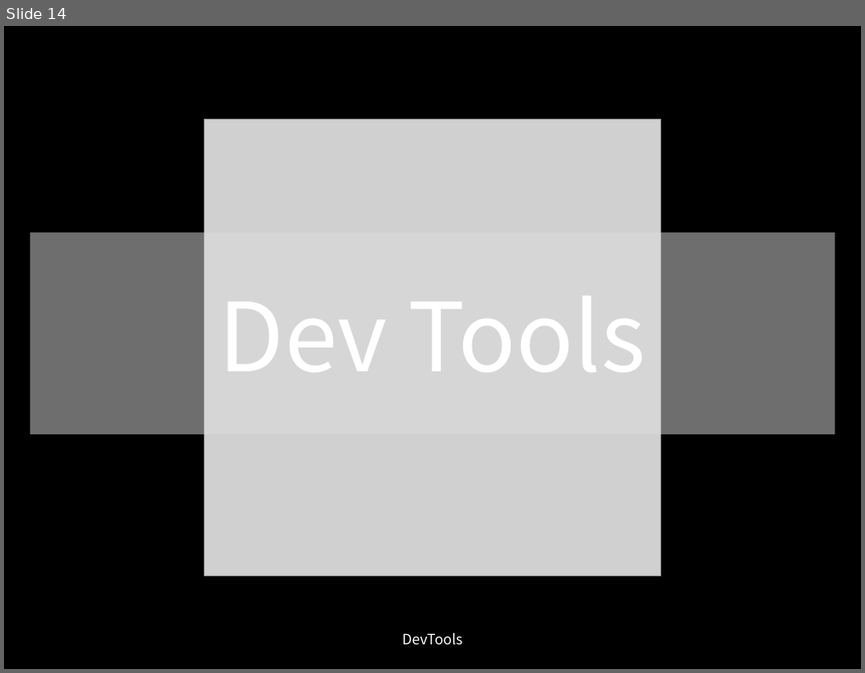
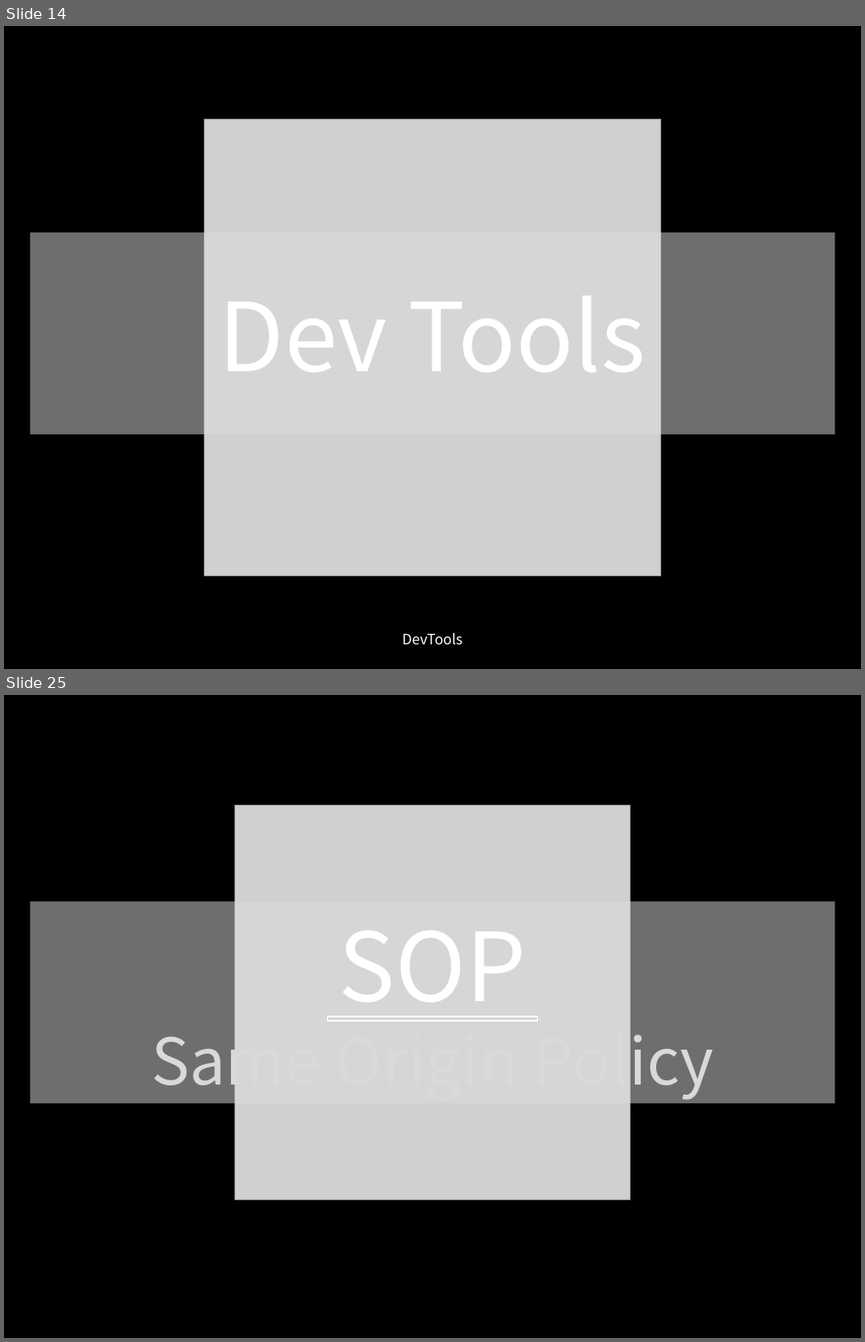
Before and after one commit to yusooo/Hacking, a slide deck: 웹해킹 정리.pptx. Shown one above the other, each under a label of ours: slide 14 before the commit, slides 14 and 25 after it; the slides between them are not shown. The pictures are 865x673 and 865x1342 pixels, drawn with LibreOffice and Linux fonts; fonts in the diff are those of the drawing; grey boxes stand for pictures. Boxes give left, top, right and bottom in pixels: in the first picture for what was removed or moved away, otherwise in the second. Text is boxed around its words. In the diff, an @@ line names an element or a change of style, - is before the commit and + after.

```diff
--- a/웹해킹 정리.pptx
+++ b/웹해킹 정리.pptx
@@ slide 25 added at [4, 695, 861, 1338], background #000000 @@
@@ picture added at [235, 805, 630, 1200] @@
@@ rectangle added at [30, 902, 834, 1104], fill #DDDDDD at 50% opacity, 54 pt, text #D9D9D9 @@
+SOP
+Same Origin Policy
@@ rectangle added at [328, 1016, 538, 1021], outline #FFFFFF 1 pt @@
```
Also in this commit, not shown: 2 slides changed, 11 other slides added.
